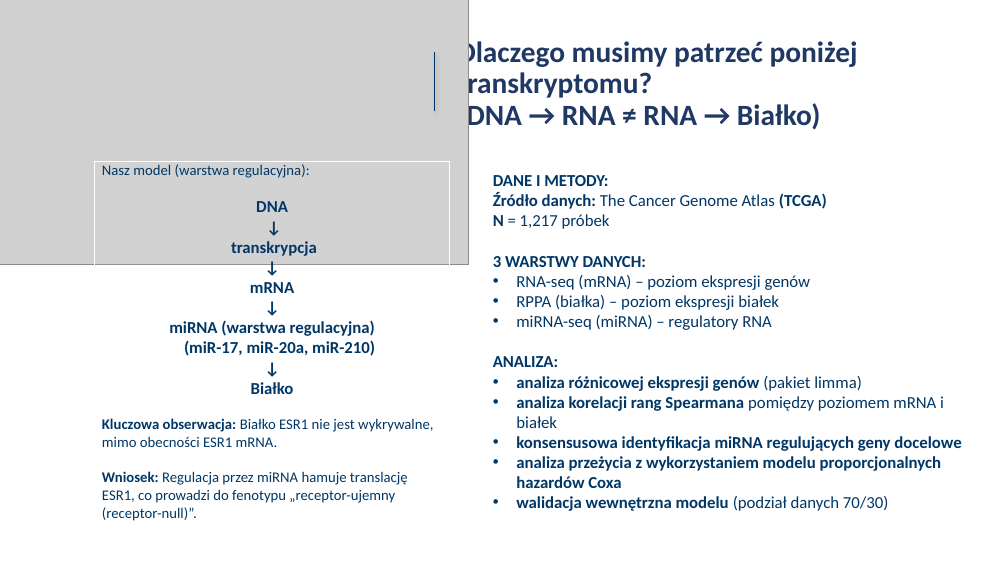
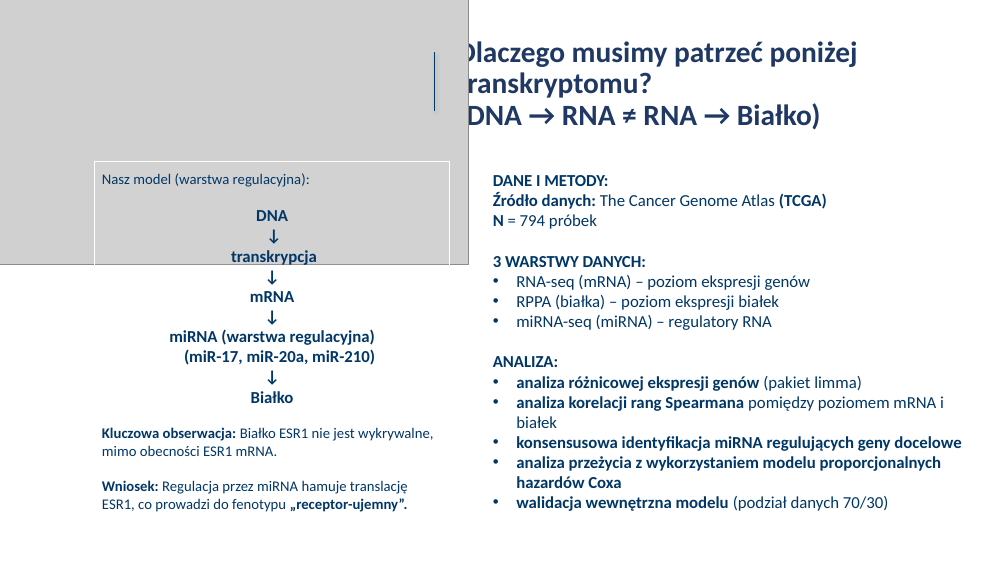
Before and after one commit to iZabela0001/Projekt_badawczy, a slide deck: slide 4 of pisanie_artykulu+prezentacja/Prezentacja.pptx. Drawn at 1008x567 pixels with LibreOffice and Linux fonts; fonts in the diff are those of the drawing; grey boxes stand for pictures. Boxes give left, top, right and bottom in pixels: in the first picture for what was removed or moved away, otherwise in the second. Text is boxed around its words. In the diff, an @@ line names an element or a change of style, - is before the commit and + after.

```diff
--- a/pisanie_artykulu+prezentacja/Prezentacja.pptx
+++ b/pisanie_artykulu+prezentacja/Prezentacja.pptx
@@ text in rectangle at box(493, 214, 597, 229): text changed @@
-N = 1,217 próbek
+N = 794 próbek
@@ text in rectangle at box(102, 480, 408, 512): text changed @@
-Wniosek: Regulacja przez miRNA hamuje translację ESR1, co prowadzi do fenotypu „receptor-ujemny (receptor-null)”.
+Wniosek: Regulacja przez miRNA hamuje translację ESR1, co prowadzi do fenotypu „receptor-ujemny”.
```
Also in this commit, not shown: 4 other slides changed, 1 slide added.
